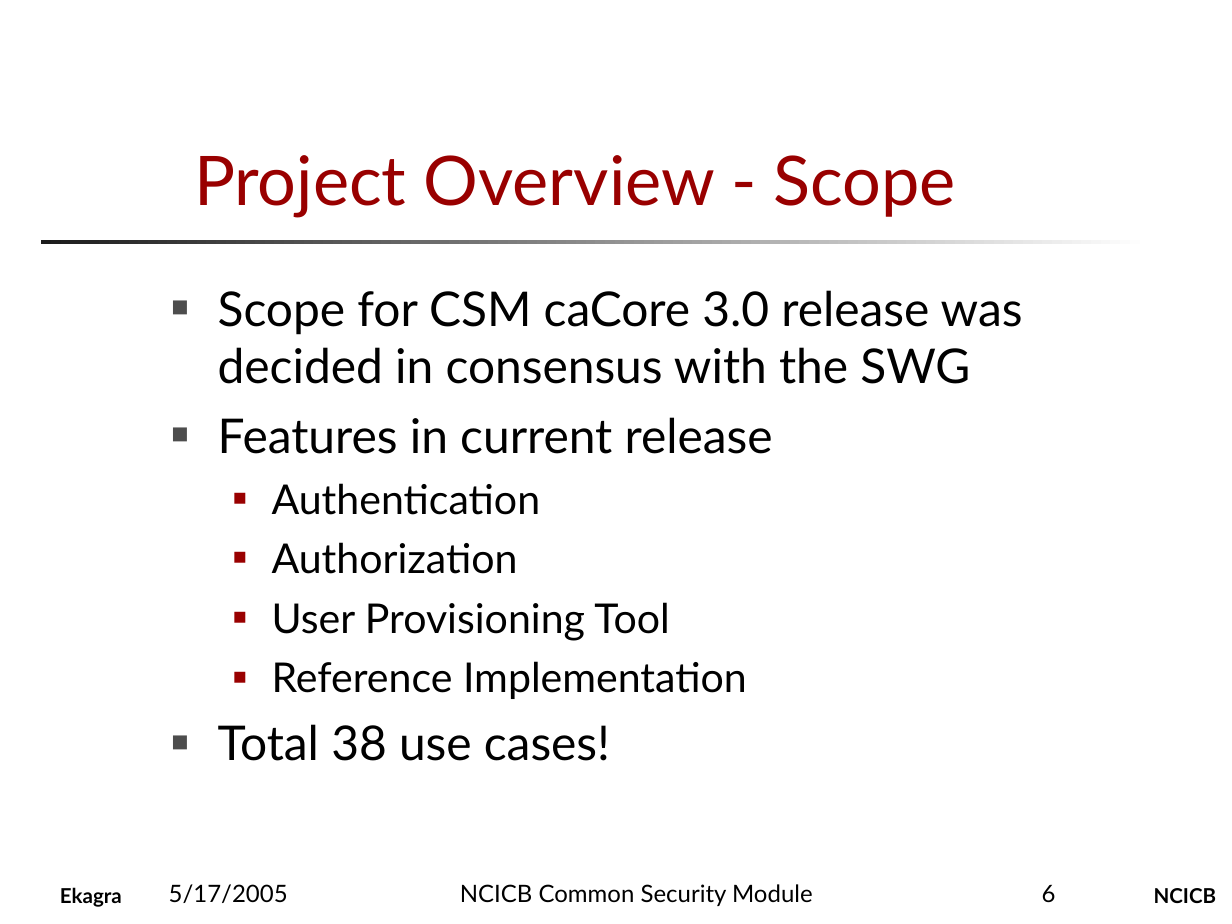
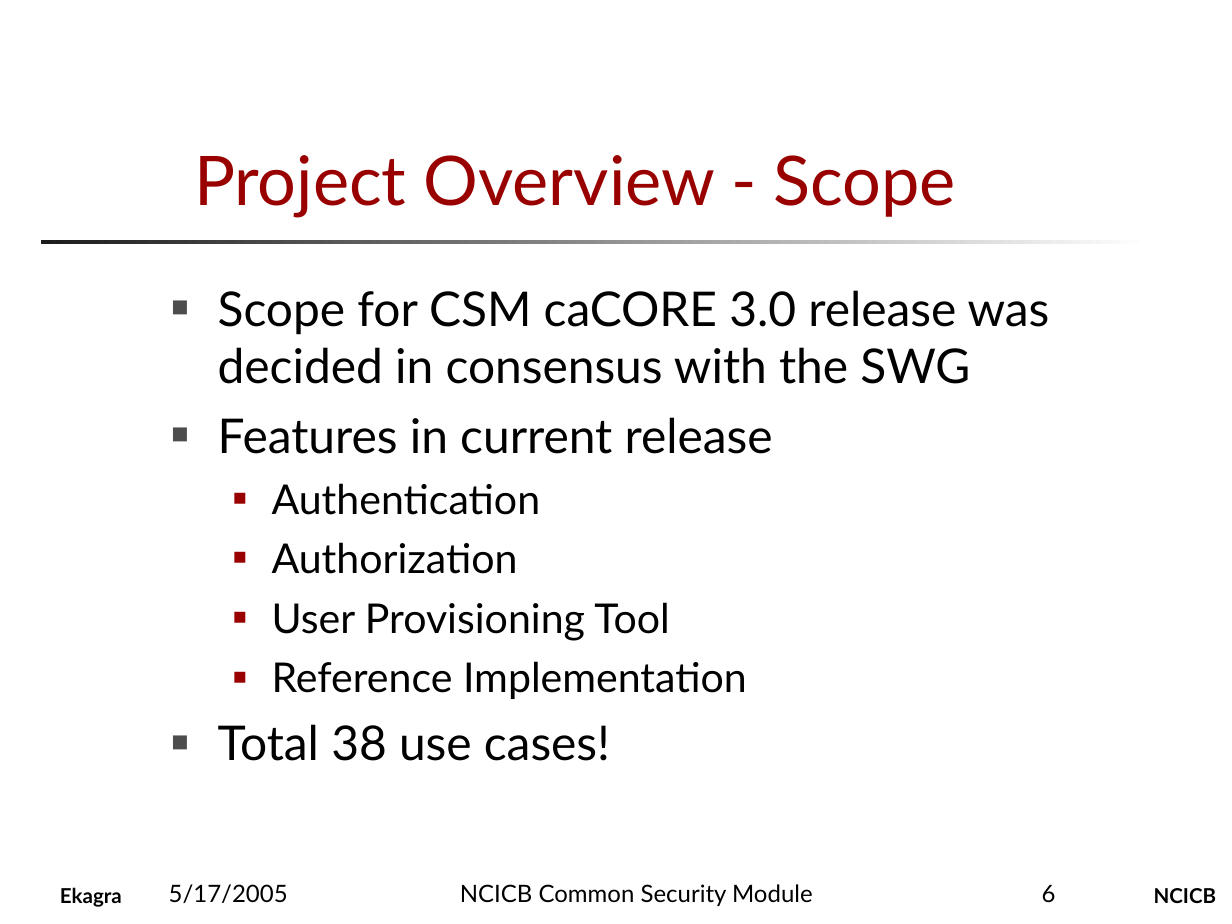
Before and after one commit to CBIIT/common-security-module-docs, a slide deck: slide 6 of Presentations/CSM_Presentation_for_CRIX.ppt. Drawn at 1232x924 pixels with LibreOffice and Linux fonts; fonts in the diff are those of the drawing; background and template pictures are left out. Boxes give left, top, right and bottom in pixels: in the first picture for what was removed or moved away, otherwise in the second. Text is boxed around its words. In the diff, an @@ line names an element or a change of style, - is before the commit and + after.

```diff
--- a/Presentations/CSM_Presentation_for_CRIX.ppt
+++ b/Presentations/CSM_Presentation_for_CRIX.ppt
@@ text at <box>218,290,1050,384</box>: text changed @@
-■ Scope for CSM caCore 3.0 release was decided in consensus with the SWG
+■ Scope for CSM caCORE 3.0 release was decided in consensus with the SWG
```
Also in this commit, not shown: 7 other slides changed, 1 slide removed.
